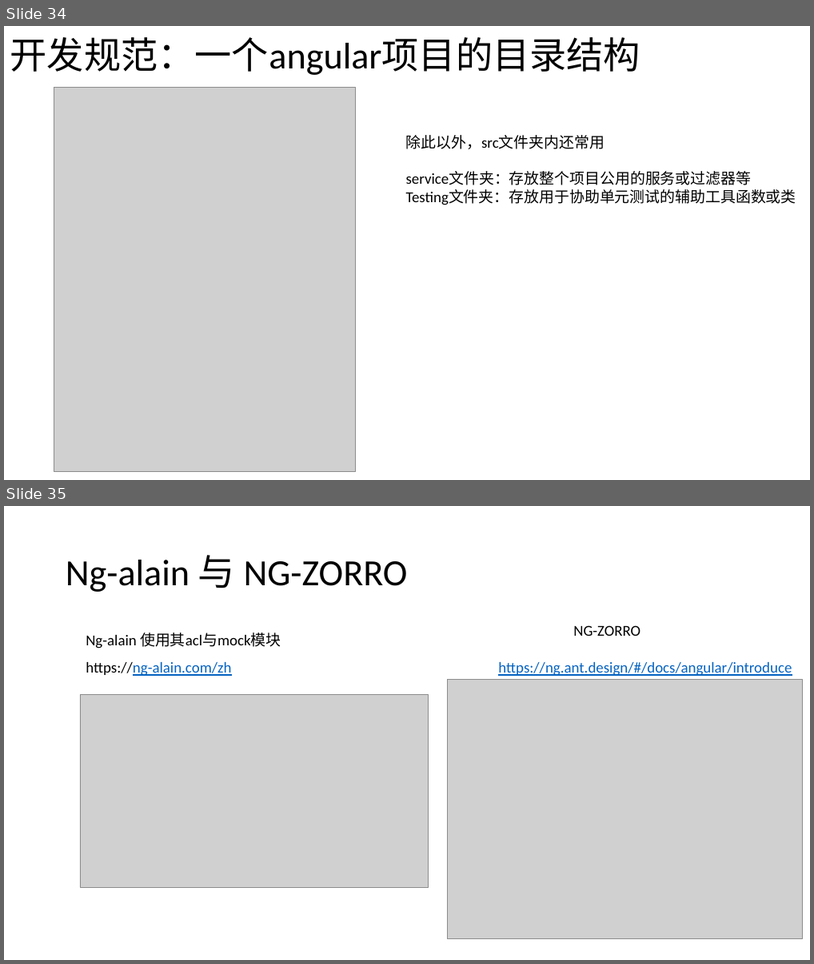
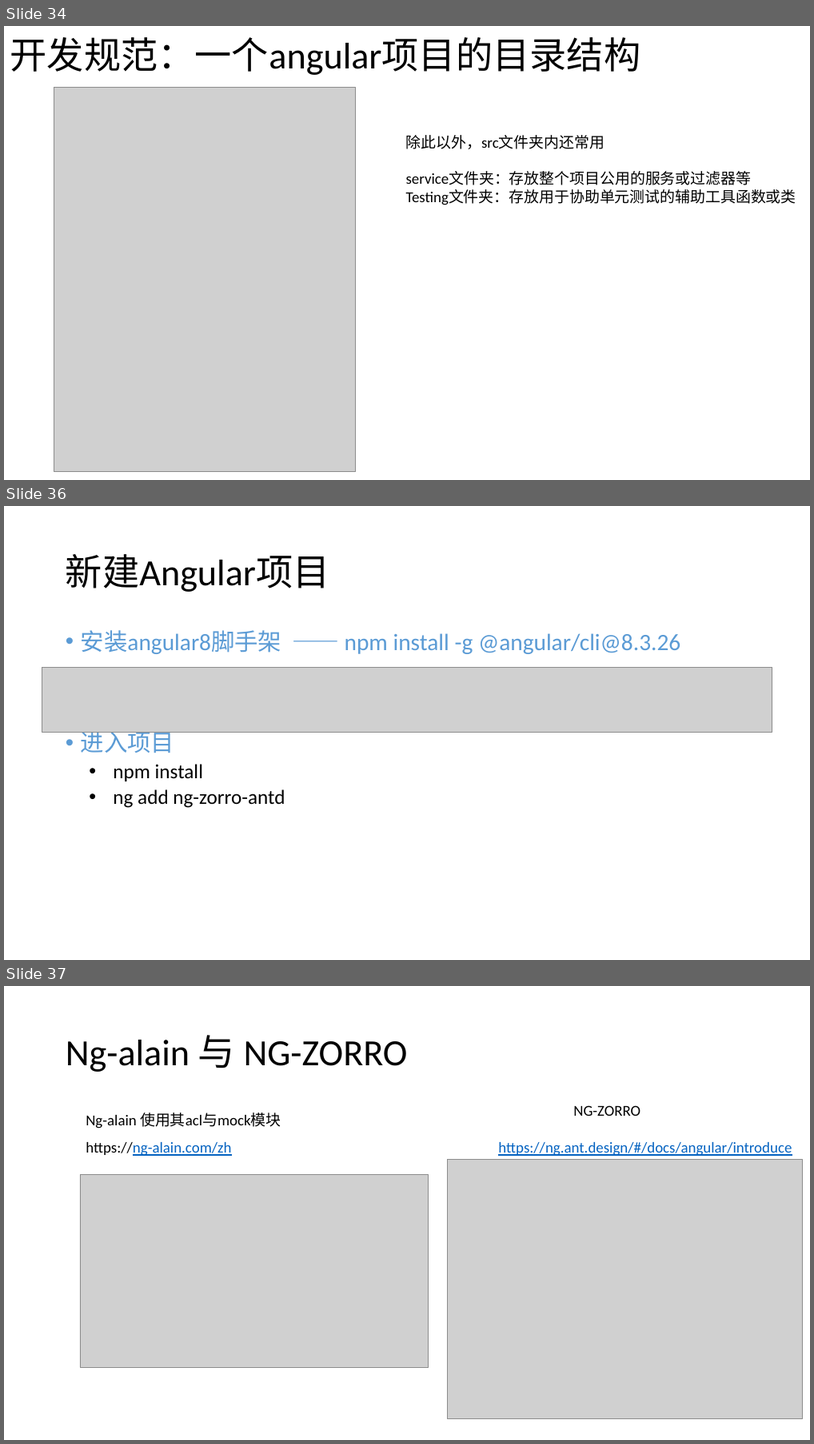
Before and after one commit to Raj6666/angular-training-demo, a slide deck: 培训文档/Web前端研发标准培训Latest.pptx. Shown one above the other, each under a label of ours: slides 34 and 35 before the commit, slides 34, 36 and 37 after it; the slides between them are not shown. The pictures are 814x964 and 814x1444 pixels, drawn with LibreOffice and Linux fonts; fonts in the diff are those of the drawing; grey boxes stand for pictures; background and template pictures are left out. Boxes give left, top, right and bottom in pixels: in the first picture for what was removed or moved away, otherwise in the second. Text is boxed around its words. In the diff, an @@ line names an element or a change of style, - is before the commit and + after.

```diff
--- a/培训文档/Web前端研发标准培训Latest.pptx
+++ b/培训文档/Web前端研发标准培训Latest.pptx
@@ slide 36 added at [4, 506, 810, 960], background picture (left out) @@
@@ title added at [66, 554, 330, 592], 44 pt, text #000000 @@
+新建Angular项目
@@ text added at [81, 630, 681, 808], 28 pt, text #5B9BD5 @@
+• 安装angular8脚手架 —— npm install -g @angular/cli@8.3.26
+• 进入项目
+  • npm install
+  • ng add ng-zorro-antd
@@ picture added at [42, 667, 772, 732] @@
@@ what was slide 35 is now slide 37 @@
```
Also in this commit, not shown: 8 slides changed, 1 other slide added, 2 other files.
